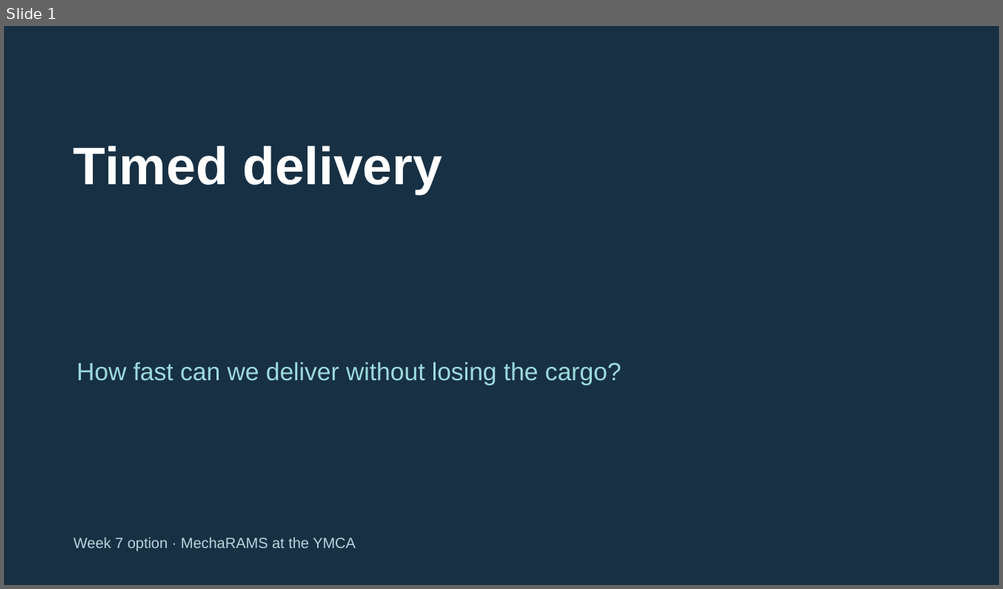
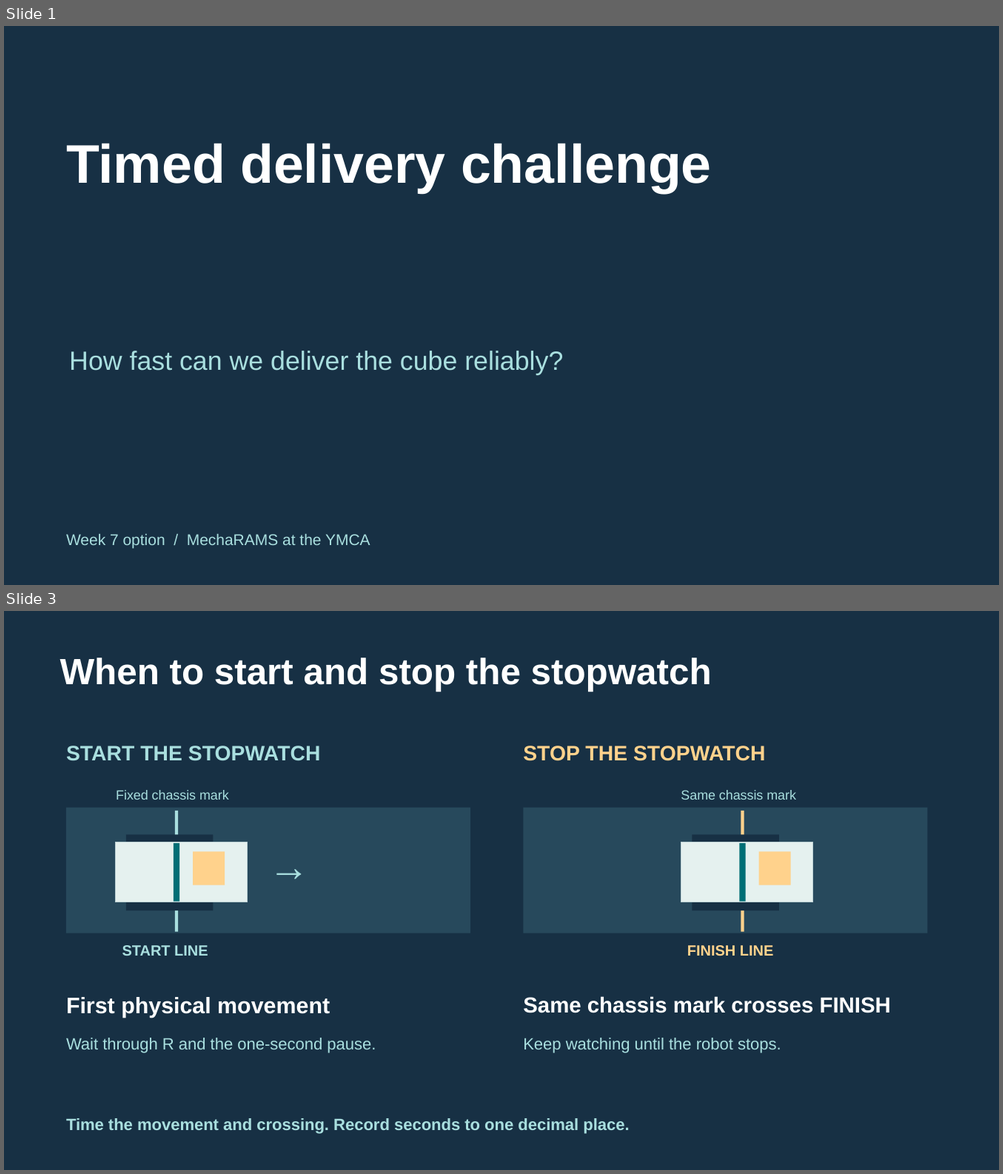
Before and after one commit to FRC999/YMCA-SPIKE-education, a slide deck: 03_Presentations/W07_speed_trial.pptx. Shown one above the other, each under a label of ours: slide 1 before the commit, slides 1 and 3 after it; the slides between them are not shown. The pictures are 1003x589 and 1003x1174 pixels, drawn with LibreOffice and Linux fonts; fonts in the diff are those of the drawing. Boxes give left, top, right and bottom in pixels: in the first picture for what was removed or moved away, otherwise in the second. Text is boxed around its words. In the diff, an @@ line names an element or a change of style, - is before the commit and + after.

Commit message:
Teach Week 7 timed delivery on the printed course

```diff
--- a/03_Presentations/W07_speed_trial.pptx
+++ b/03_Presentations/W07_speed_trial.pptx
@@ slide 3 added at (x1=4, y1=611, x2=999, y2=1170), background #173044 @@
@@ text added at (x1=60, y1=658, x2=711, y2=692), 35.2 pt, text #FFFFFF, bold @@
+When to start and stop the stopwatch
@@ text added at (x1=66, y1=746, x2=321, y2=761), 20.2 pt, text #A9DFDF, bold @@
+START THE STOPWATCH
@@ text added at (x1=523, y1=746, x2=765, y2=761), 20.2 pt, text #FFD28C, bold @@
+STOP THE STOPWATCH
@@ rectangle added at (x1=66, y1=808, x2=470, y2=934), fill #27495C @@
@@ text added at (x1=116, y1=790, x2=229, y2=800), 12.8 pt, text #A9DFDF @@
+Fixed chassis mark
@@ rectangle added at (x1=523, y1=808, x2=928, y2=934), fill #27495C @@
@@ text added at (x1=680, y1=790, x2=796, y2=800), 12.8 pt, text #A9DFDF @@
+Same chassis mark
@@ rectangle added at (x1=175, y1=811, x2=178, y2=932), fill #A9DFDF @@
@@ rectangle added at (x1=741, y1=811, x2=744, y2=932), fill #FFD28C @@
@@ rectangle added at (x1=115, y1=843, x2=247, y2=902), fill #E5F1EF, outline #BBD0D3 0.75 pt @@
@@ rectangle added at (x1=126, y1=834, x2=213, y2=846), fill #173044 @@
@@ rectangle added at (x1=173, y1=843, x2=179, y2=901), fill #006E75 @@
@@ rectangle added at (x1=193, y1=852, x2=225, y2=886), fill #FFD28C @@
@@ text added at (x1=269, y1=840, x2=380, y2=898), 39.8 pt, text #A9DFDF, bold @@
+→
@@ rectangle added at (x1=680, y1=843, x2=813, y2=902), fill #E5F1EF, outline #BBD0D3 0.75 pt @@
@@ rectangle added at (x1=692, y1=834, x2=780, y2=846), fill #173044 @@
@@ rectangle added at (x1=739, y1=843, x2=745, y2=901), fill #006E75 @@
@@ rectangle added at (x1=758, y1=852, x2=791, y2=886), fill #FFD28C @@
@@ rectangle added at (x1=126, y1=900, x2=213, y2=911), fill #173044 @@
@@ rectangle added at (x1=692, y1=900, x2=780, y2=911), fill #173044 @@
@@ text added at (x1=122, y1=945, x2=208, y2=956), 14.2 pt, text #A9DFDF, bold @@
+START LINE
@@ text added at (x1=687, y1=945, x2=773, y2=957), 14.2 pt, text #FFD28C, bold @@
+FINISH LINE
@@ text added at (x1=66, y1=997, x2=330, y2=1018), 21.8 pt, text #FFFFFF, bold @@
+First physical movement
@@ text added at (x1=523, y1=997, x2=891, y2=1014), 21 pt, text #FFFFFF, bold @@
+Same chassis mark crosses FINISH
@@ text added at (x1=66, y1=1038, x2=375, y2=1054), 15.8 pt, text #A9DFDF @@
+Wait through R and the one-second pause.
@@ text added at (x1=523, y1=1038, x2=781, y2=1054), 15.8 pt, text #A9DFDF @@
+Keep watching until the robot stops.
@@ text added at (x1=66, y1=1119, x2=629, y2=1134), 15.8 pt, text #A9DFDF, bold @@
+Time the movement and crossing. Record seconds to one decimal place.
@@ slide 1 changed as well @@
@@ text at (x1=66, y1=143, x2=711, y2=193): text changed; size 51 to 52.5 pt @@
-Timed delivery
+Timed delivery challenge
@@ text at (x1=69, y1=351, x2=563, y2=375): text changed; size 24 to 25.5 pt; text colour #9DDADD to #A9DFDF @@
-How fast can we deliver without losing the cargo?
+How fast can we deliver the cube reliably?
@@ text at (x1=66, y1=534, x2=370, y2=548): text changed; size 14.2 to 15 pt; text colour #B9D4DC to #A9DFDF @@
-Week 7 option · MechaRAMS at the YMCA
+Week 7 option / MechaRAMS at the YMCA
```
Also in this commit, not shown: 1 other slide changed, 3 other slides added, 4 slides removed, 8 other files.
